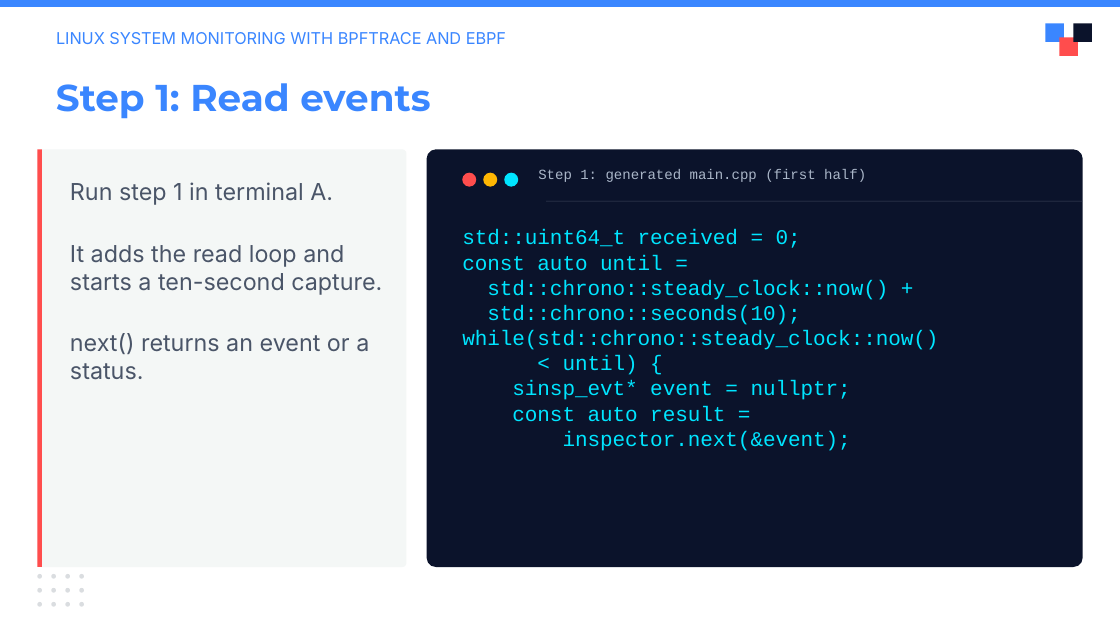
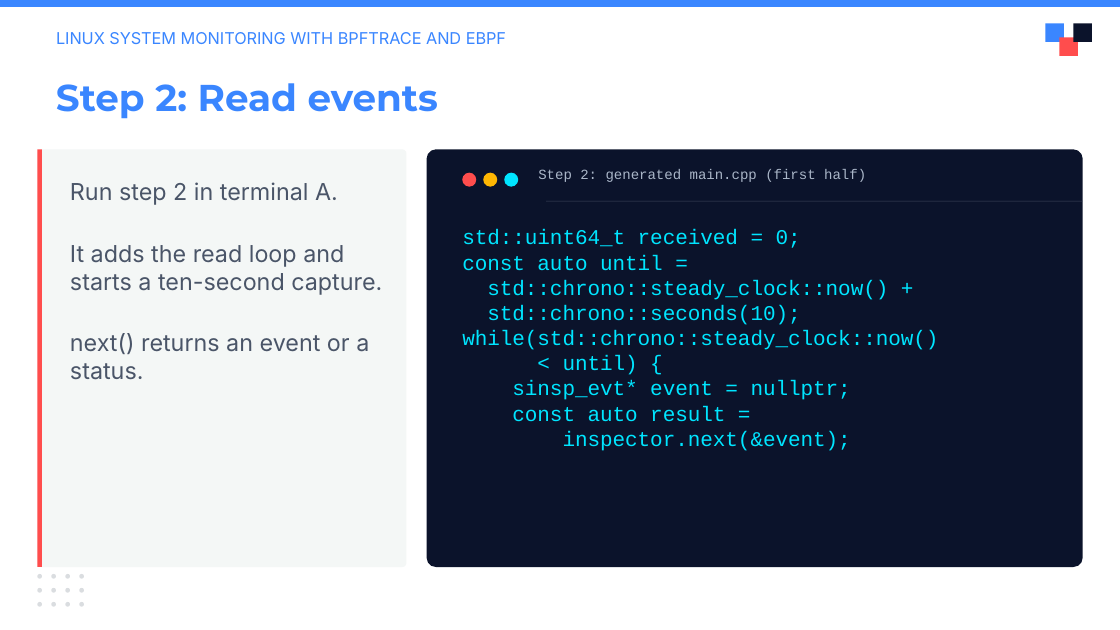
Before and after one commit to julianshalaby-perj/falco-libs-workshop, a slide deck: slide 9 of presentation/falco-libs-intro.pptx. Drawn at 1120x630 pixels with LibreOffice and Linux fonts; fonts in the diff are those of the drawing; background and template pictures are left out. Boxes give left, top, right and bottom in pixels: in the first picture for what was removed or moved away, otherwise in the second. Text is boxed around its words. In the diff, an @@ line names an element or a change of style, - is before the commit and + after.

Commit message:
Teach source creation as step 1 and renumber collector stages

```diff
--- a/presentation/falco-libs-intro.pptx
+++ b/presentation/falco-libs-intro.pptx
@@ text at (56, 83, 438, 119): text changed @@
-Step 1: Read events
+Step 2: Read events
@@ text at (538, 169, 866, 182): text changed @@
-Step 1: generated main.cpp (first half)
+Step 2: generated main.cpp (first half)
@@ text at (70, 182, 338, 205): text changed @@
-Run step 1 in terminal A.
+Run step 2 in terminal A.
```
Also in this commit, not shown: 9 other slides changed.
